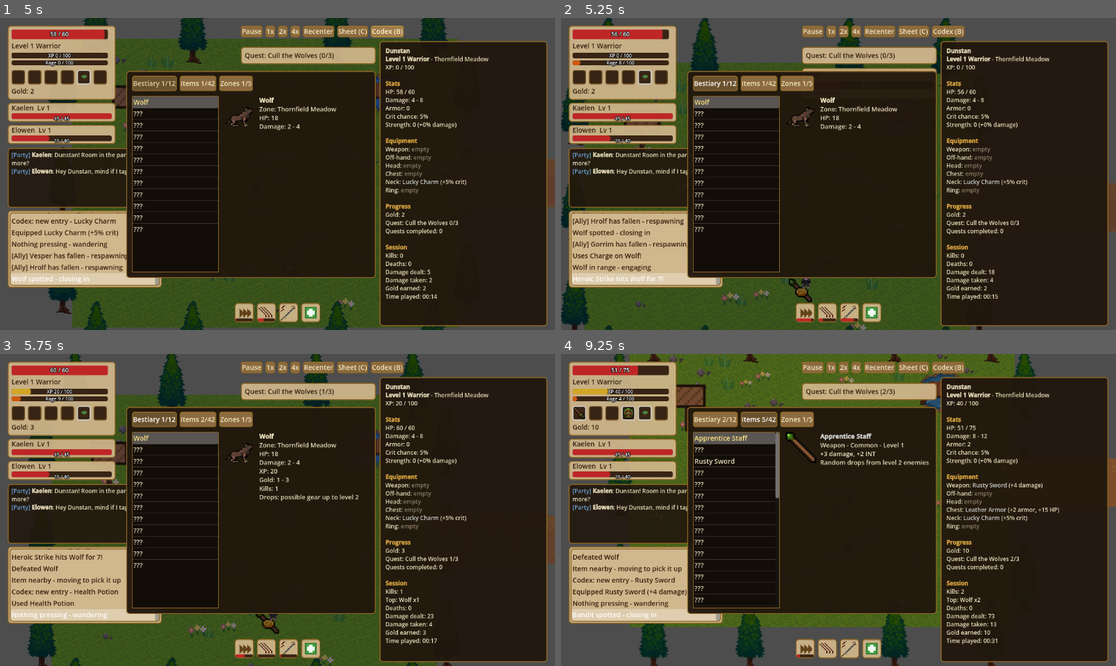
Above: before the commit, frames 1-4 (two rows, left to right).
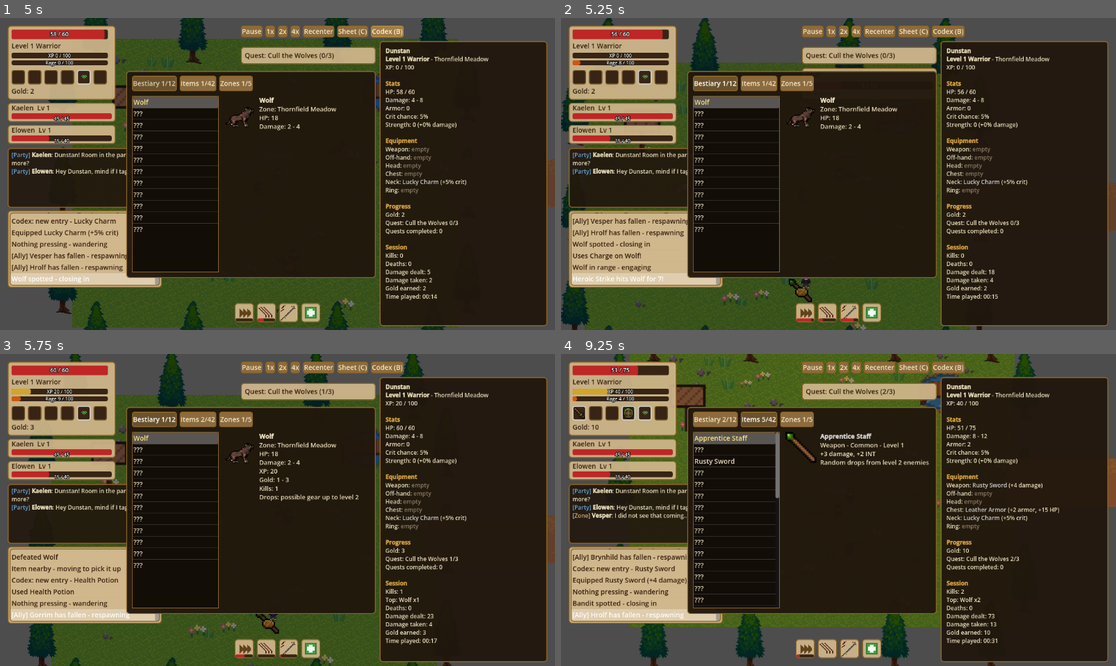
Above: after the commit, the same moments.

Repository: HexaLoid/ai-world-spectator
Game: Godot game, scene res://scenes/Main.tscn
Same seed, same stepped clock (60 frames per second), same inputs: the game is played once before the commit and once after it.
Inputs:
- Up to frame 1 (5 s): click "1x" at 0.5 s; click "2x" at 1.25 s; click "4x" at 2 s; click "Recenter" at 2.75 s; click "Sheet (C)" at 3.5 s; click "Codex (B)" at 4.25 s
- Up to frame 2 (5.25 s): click "Bestiary 1/12" at 5 s
- Up to frame 3 (5.75 s): no input
- Up to frame 4 (9.25 s): click "Items 2/42" at 5.75 s; click "Zones 1/5" at 6.5 s; click "Bestiary 2/12" at 7.25 s; click "Items 4/42" at 8 s; click "Items 5/42" at 8.75 s

Frame 1 is identical in both runs. In frame 2, 0.6% of the frame differs, in the area x 2-23%, y 62-74%; in frame 3, 1.0%; in frame 4, 1.4%, in the area x 2-23%, y 50-85%.

Commit message:
Walk idle enemies back to their spawn point
An enemy with nobody in aggro range just stopped wherever its last chase
ended. Measured with tests/sim: in 2 of 8 seeds per class the meadow's only
Bandit chased a fleeing ally into a zone corner, sat there at 6 HP for the
rest of the 45-minute run out of everyone's reach, never died, so its
SpawnPoint never respawned it and 'Bandit Trouble' (and the whole quest
chain behind it) could never be completed.

Idle enemies now walk home (CombatSystem.return_home_velocity) and stop
within LEASH_SLACK of their spawn point. They do not heal on the way back,
so fleeing from a boss still wears it down between attempts.

Co-Authored-By: Claude Sonnet 5 <noreply@anthropic.com>

Diff:
--- a/scripts/entities/enemy.gd
+++ b/scripts/entities/enemy.gd
@@ -80,8 +80,12 @@
 			return
 	var target := _find_nearest_target()
 	if target == null:
-		velocity = Vector2.ZERO
-		_play_animation("idle", "down")
+		velocity = _idle_velocity()
+		if velocity == Vector2.ZERO:
+			_play_animation("idle", "down")
+			return
+		move_and_slide()
+		_play_animation("walk", _facing_from_velocity(velocity))
 		return
 	var dist := global_position.distance_to(target.global_position)
 	if dist <= attack_range:
@@ -91,7 +95,9 @@
 		velocity = (target.global_position - global_position).normalized() * move_speed
 		move_and_slide()
 	else:
-		velocity = Vector2.ZERO
+		velocity = _idle_velocity()
+		if velocity != Vector2.ZERO:
+			move_and_slide()
 	var facing := _facing_from_velocity(velocity)
 	if dist <= attack_range:
 		facing = _facing_from_velocity(target.global_position - global_position)
@@ -99,6 +105,14 @@
 	if game_time_ms < attack_anim_until_ms:
 		base_anim = "slash"
 	_play_animation(base_anim, facing)
+
+## With nobody in aggro range, walk back to the spawn point (see
+## CombatSystem.return_home_velocity) rather than standing wherever the last
+## chase ended.
+func _idle_velocity() -> Vector2:
+	if spawn_point == null or not is_instance_valid(spawn_point):
+		return Vector2.ZERO
+	return CombatSystem.return_home_velocity(global_position, spawn_point.global_position, move_speed)
 
 func _facing_from_velocity(vel: Vector2) -> String:
 	if vel.length() < 1.0:
--- a/scripts/systems/combat_system.gd
+++ b/scripts/systems/combat_system.gd
@@ -1,5 +1,9 @@
 class_name CombatSystem
 extends RefCounted
+
+## How far from its spawn point an enemy with nobody in aggro range may stand
+## before it walks back home (see return_home_velocity()).
+const LEASH_SLACK := 24.0
 
 ## Rolls a random integer damage value in [min_damage, max_damage] using the given rng.
 ## Callers pass their own RandomNumberGenerator instance (not a shared/global one) so
@@ -13,3 +17,15 @@
 ## Time.get_ticks_msec() — that would ignore pause/speed controls.
 static func is_off_cooldown(last_attack_time_ms: int, cooldown_ms: int, now_ms: int) -> bool:
 	return now_ms - last_attack_time_ms >= cooldown_ms
+
+## Velocity for an enemy with nobody in aggro range: back toward its spawn
+## point (`home`) until it is within LEASH_SLACK of it, then zero. Without
+## this an enemy that chased someone into a zone corner (e.g. a fleeing ally)
+## stood there forever, out of everyone's reach: its SpawnPoint never
+## respawned it, and a quest needing it (Bandit Trouble needs the meadow's
+## only Bandit) could never be finished. It does not heal on the way back.
+static func return_home_velocity(from: Vector2, home: Vector2, speed: float) -> Vector2:
+	var to_home := home - from
+	if to_home.length() <= LEASH_SLACK:
+		return Vector2.ZERO
+	return to_home.normalized() * speed
--- a/tests/suite_spawn_points.gd
+++ b/tests/suite_spawn_points.gd
@@ -33,4 +33,12 @@
 		for key in OLD_OVERRIDES:
 			t.check(not text.contains(key + " ="), "%s no longer uses %s" % [file_name, key])
 	t.check(total >= 18, "all 18 spawn points name an enemy (found %d)" % total)
+	# Regression: an enemy with nobody in aggro range walks back to its spawn
+	# point instead of standing wherever its last chase ended (a Bandit left in
+	# a meadow corner could never be found again, stalling Bandit Trouble).
+	var home := Vector2(60, 150)
+	var back := CombatSystem.return_home_velocity(Vector2(-356, 280), home, 45.0)
+	t.check_near(back.length(), 45.0, "a stray enemy walks home at its move speed")
+	t.check(back.dot(home - Vector2(-356, 280)) > 0.0, "a stray enemy walks toward its spawn point")
+	t.check_eq(CombatSystem.return_home_velocity(home + Vector2(10, 0), home, 45.0), Vector2.ZERO, "an enemy at home stays put")
 	t.done()
